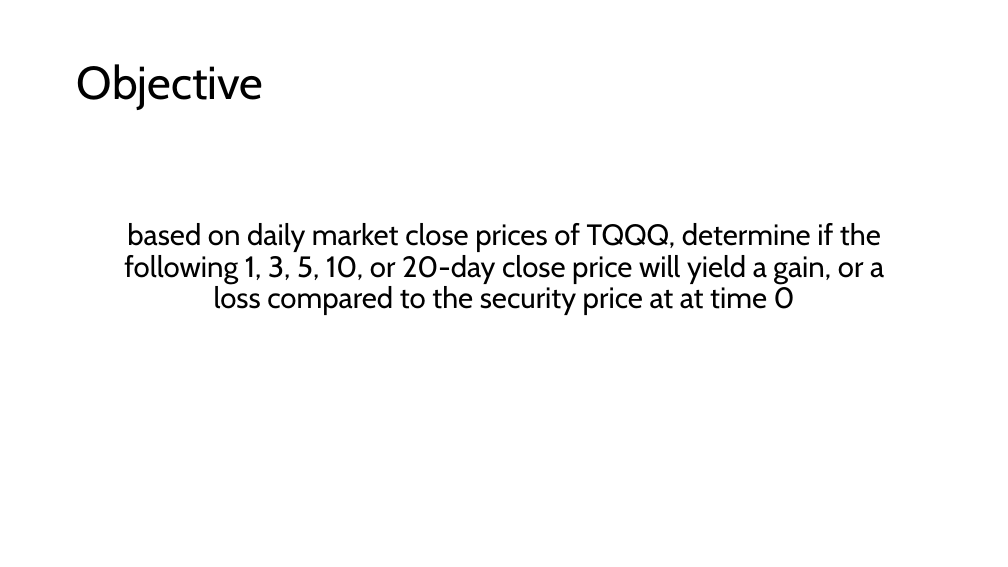
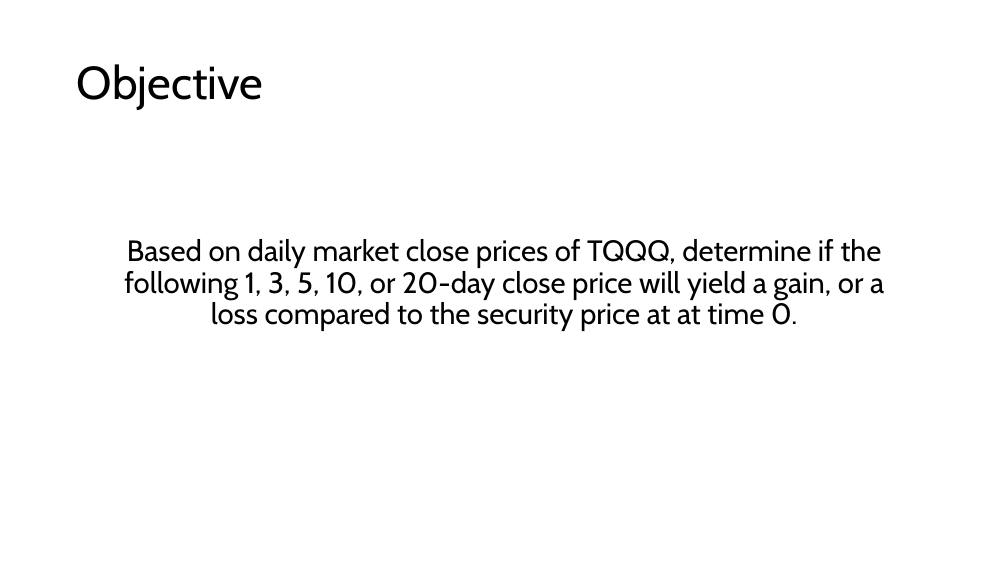
Before and after one commit to christian-ruiz/comp-642, a slide deck: slide 6 of final_project/Analysis of Common Trend Strategies Using ML - Christian Ruiz.pptx. Drawn at 1008x567 pixels with LibreOffice and Linux fonts; fonts in the diff are those of the drawing. Boxes give left, top, right and bottom in pixels: in the first picture for what was removed or moved away, otherwise in the second. Text is boxed around its words. In the diff, an @@ line names an element or a change of style, - is before the commit and + after.

```diff
--- a/final_project/Analysis of Common Trend Strategies Using ML - Christian Ruiz.pptx
+++ b/final_project/Analysis of Common Trend Strategies Using ML - Christian Ruiz.pptx
@@ text at (124,239,884,331): text changed @@
-based on daily market close prices of TQQQ, determine if the following 1, 3, 5, 10, or 20-day close price will yield a gain, or a loss compared to the security price at at time 0
+Based on daily market close prices of TQQQ, determine if the following 1, 3, 5, 10, or 20-day close price will yield a gain, or a loss compared to the security price at at time 0.
```
Also in this commit, not shown: 1 other slide changed, 6 slides added, 2 other files.
